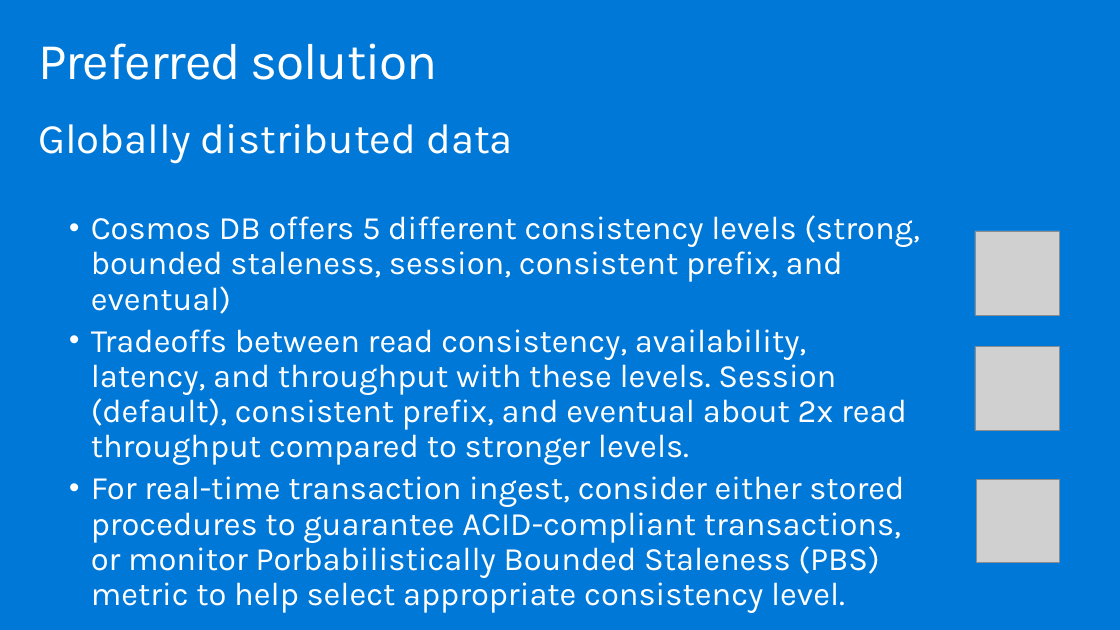
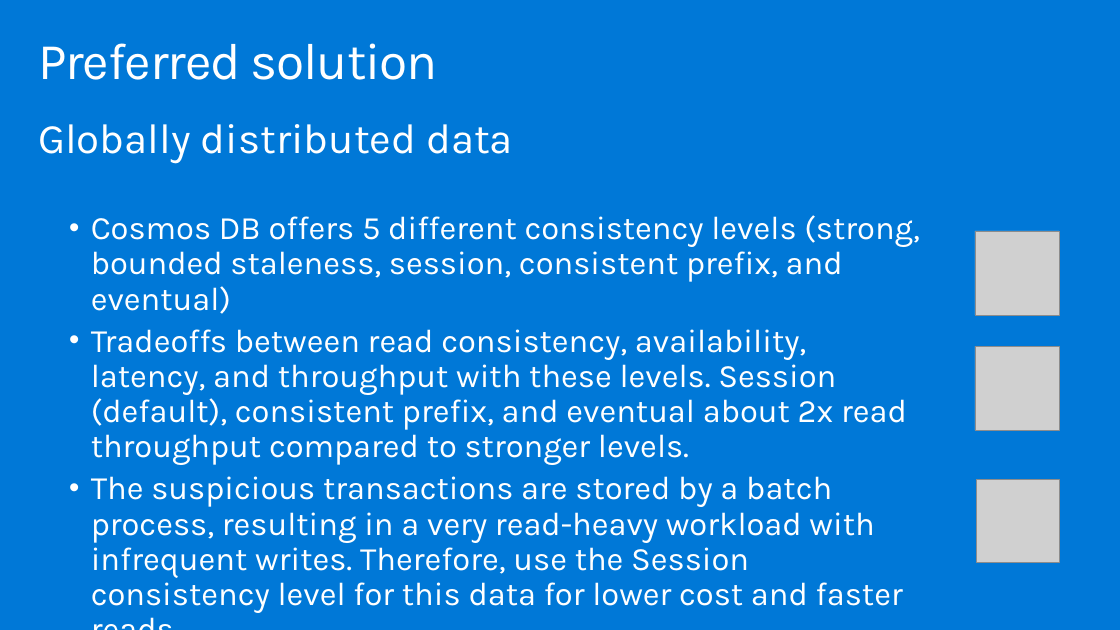
Before and after one commit to testjiho/innovative-fraud-detection, a slide deck: slide 18 of Whiteboard design session/WDS trainer presentation - Cosmos DB Real Time Advanced Analytics.pptx. Drawn at 1120x630 pixels with LibreOffice and Linux fonts; fonts in the diff are those of the drawing; grey boxes stand for pictures. Boxes give left, top, right and bottom in pixels: in the first picture for what was removed or moved away, otherwise in the second. Text is boxed around its words. In the diff, an @@ line names an element or a change of style, - is before the commit and + after.

Commit message:
Updated slide deck

```diff
--- a/Whiteboard design session/WDS trainer presentation - Cosmos DB Real Time Advanced Analytics.pptx
+++ b/Whiteboard design session/WDS trainer presentation - Cosmos DB Real Time Advanced Analytics.pptx
@@ text at (91,476,903,613): text changed @@
-  • For real-time transaction ingest, consider either stored procedures to guarantee ACID-compliant transactions, or monitor Porbabilistically Bounded Staleness (PBS) metric to help select appropriate consistency level.
+  • The suspicious transactions are stored by a batch process, resulting in a very read-heavy workload with infrequent writes. Therefore, use the Session consistency level for this data for lower cost and faster reads.
```
Also in this commit, not shown: 1 other slide changed.
